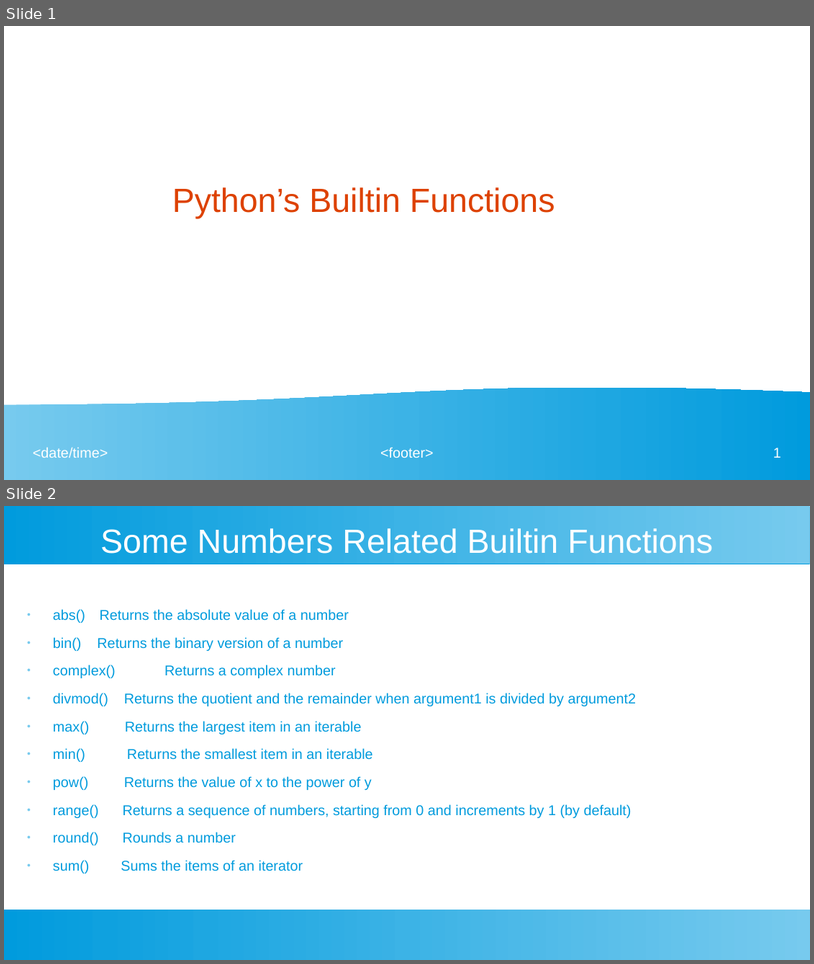
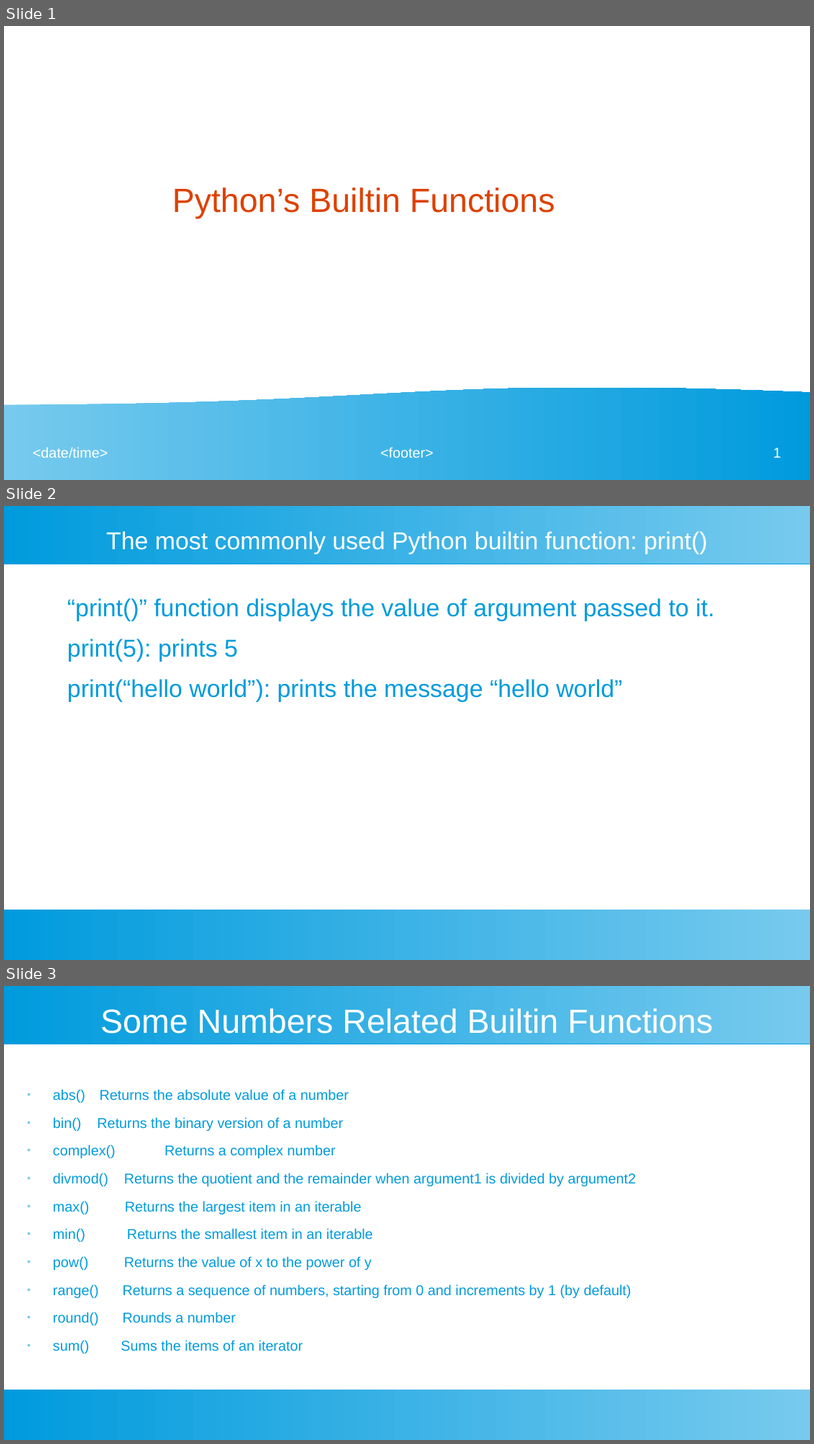
Before and after one commit to ashishjain1547/public_lessons_in_python, a slide deck: Ch 1 - Python's built-in functions/Python's builtin functions.odp. Shown one above the other, each under a label of ours: slides 1 and 2 before the commit, slides 1, 2 and 3 after it. The pictures are 814x964 and 814x1444 pixels, drawn with LibreOffice and Linux fonts; fonts in the diff are those of the drawing. Boxes give left, top, right and bottom in pixels: in the first picture for what was removed or moved away, otherwise in the second. Text is boxed around its words. In the diff, an @@ line names an element or a change of style, - is before the commit and + after.

```diff
--- a/Ch 1 - Python's built-in functions/Python's builtin functions.odp
+++ b/Ch 1 - Python's built-in functions/Python's builtin functions.odp
@@ slide 2 added at (4,506,810,960), background #FFFFFF; not listed: 2 template elements that a slide beside it also shows @@
@@ title added at (106,531,707,554), 24 pt, text #FFFFFF @@
+The most commonly used Python builtin function: print()
@@ text added at (67,598,715,701), 24 pt, text #009BDD @@
+“print()” function displays the value of argument passed to it.
+print(5): prints 5
+print(“hello world”): prints the message “hello world”
@@ what was slide 2 is now slide 3 @@
```
Also in this commit, not shown: 1 slide changed, 16 other files.
